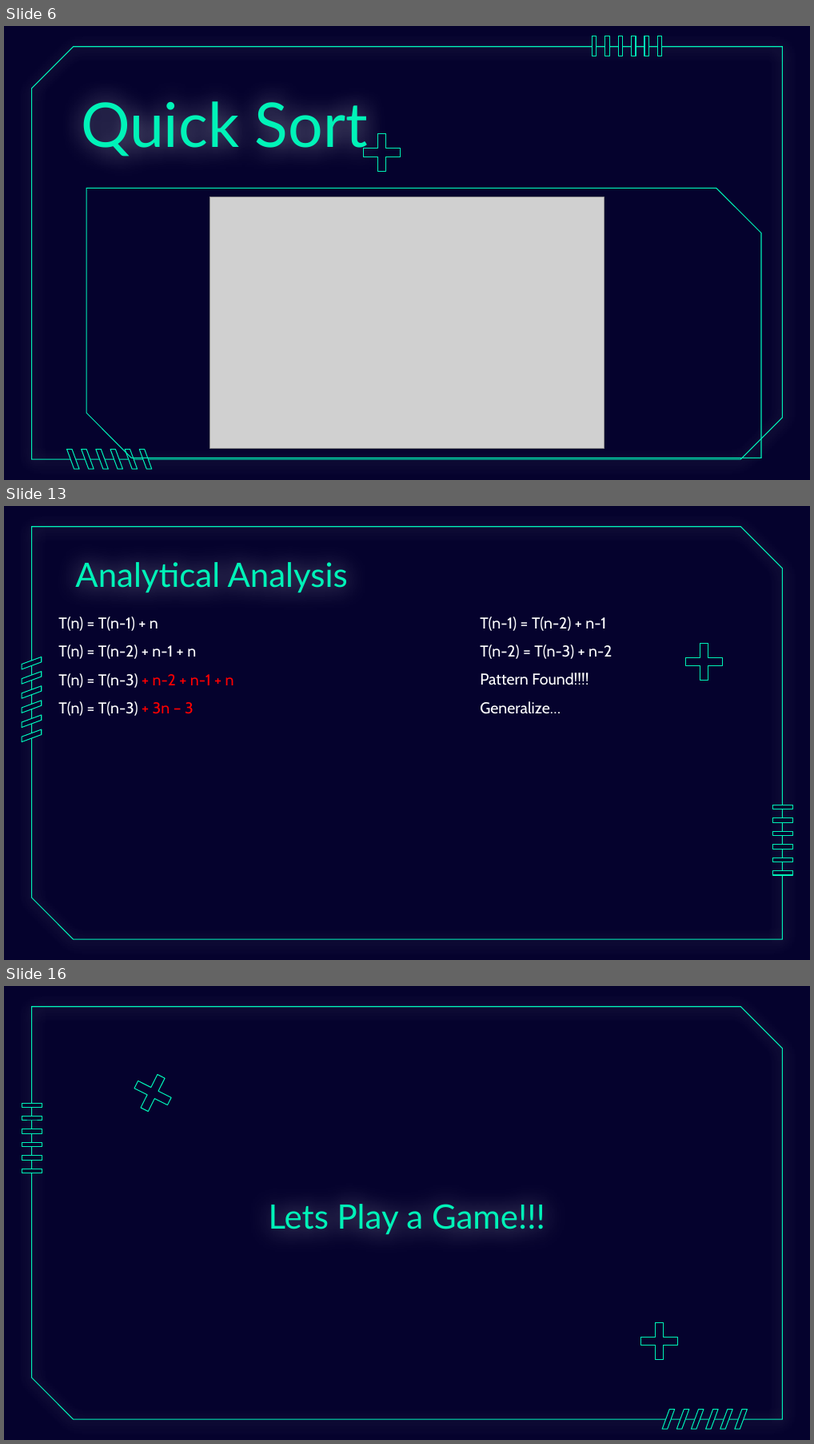
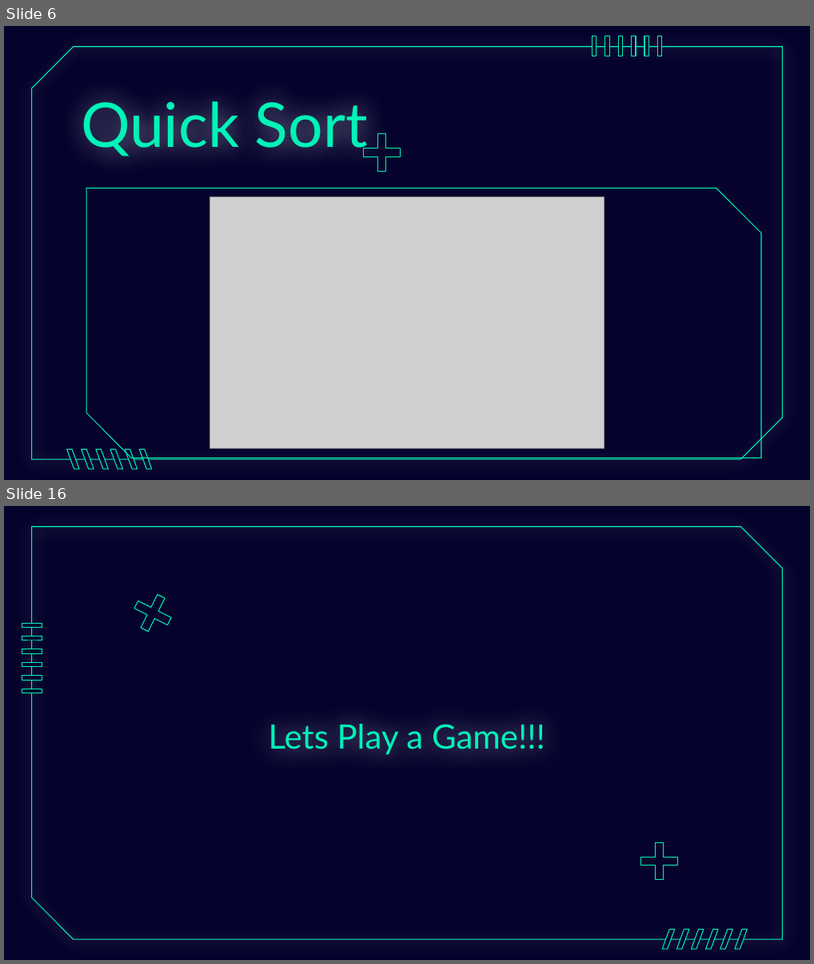
Before and after one commit to MohamedHussein811/Divide-and-Conquer, a slide deck: Divide And Conquer Explaination.pptx. Shown one above the other, each under a label of ours: slides 6, 13 and 16 before the commit, slides 6 and 16 after it; the slides between them are not shown. The pictures are 814x1444 and 814x964 pixels, drawn with LibreOffice and Linux fonts; fonts in the diff are those of the drawing; grey boxes stand for pictures; background and template pictures are left out. Boxes give left, top, right and bottom in pixels: in the first picture for what was removed or moved away, otherwise in the second. Text is boxed around its words. In the diff, an @@ line names an element or a change of style, - is before the commit and + after.

```diff
--- a/Divide And Conquer Explaination.pptx
+++ b/Divide And Conquer Explaination.pptx
@@ slide 13 removed at (4,506,810,960), background picture (left out); not listed: 1 template element that a slide beside it also shows @@
@@ title removed at (75,562,348,592) @@
-Analytical Analysis
@@ subtitle removed at (58,616,234,716) @@
-T(n) = T(n-1) + n
-T(n) = T(n-2) + n-1 + n
-T(n) = T(n-3) + n-2 + n-1 + n
-T(n) = T(n-3) + 3n – 3
@@ text removed at (480,616,612,714) @@
-T(n-1) = T(n-2) + n-1
-T(n-2) = T(n-3) + n-2
-Pattern Found!!!!
-Generalize…
@@ plus sign removed at (679,636,730,687) @@
@@ group removed at (22,656,793,875): 6 rectangles, 6 parallelograms @@
```
Also in this commit, not shown: 4 slides changed, 6 slides added, 5 other slides removed.
